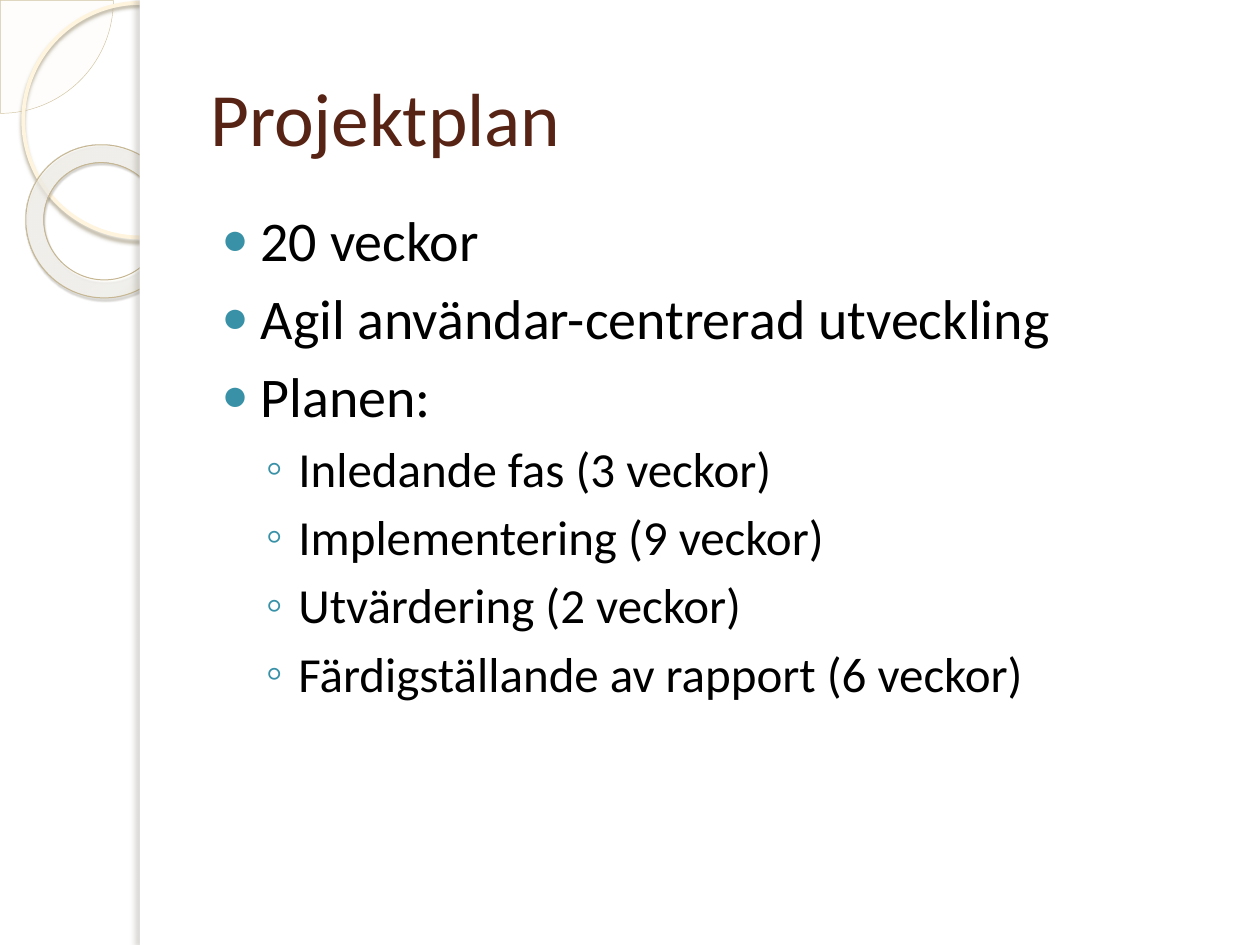
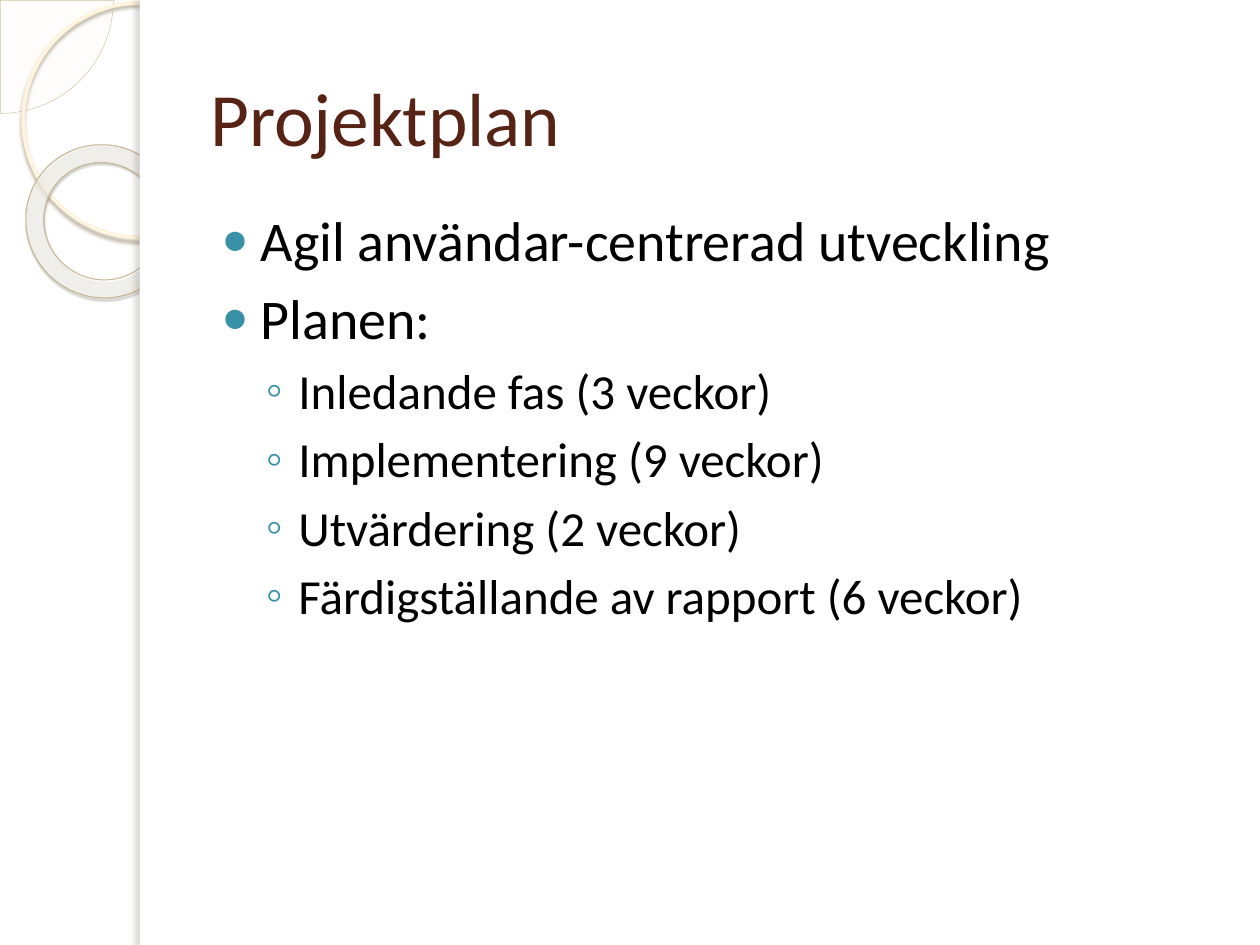
Before and after one commit to jakelamotta/master_thesis, a slide deck: slide 5 of presentations/presentation_swe.pptx (slide 4 before the commit). Drawn at 1260x945 pixels with LibreOffice and Linux fonts; fonts in the diff are those of the drawing; background and template pictures are left out. Boxes give left, top, right and bottom in pixels: in the first picture for what was removed or moved away, otherwise in the second. Text is boxed around its words. In the diff, an @@ line names an element or a change of style, - is before the commit and + after.

```diff
--- a/presentations/presentation_swe.pptx
+++ b/presentations/presentation_swe.pptx
@@ text at [261, 222, 479, 262]: paragraph removed @@
-● 20 veckor
```
Also in this commit, not shown: 4 other slides changed, 3 slides added.
